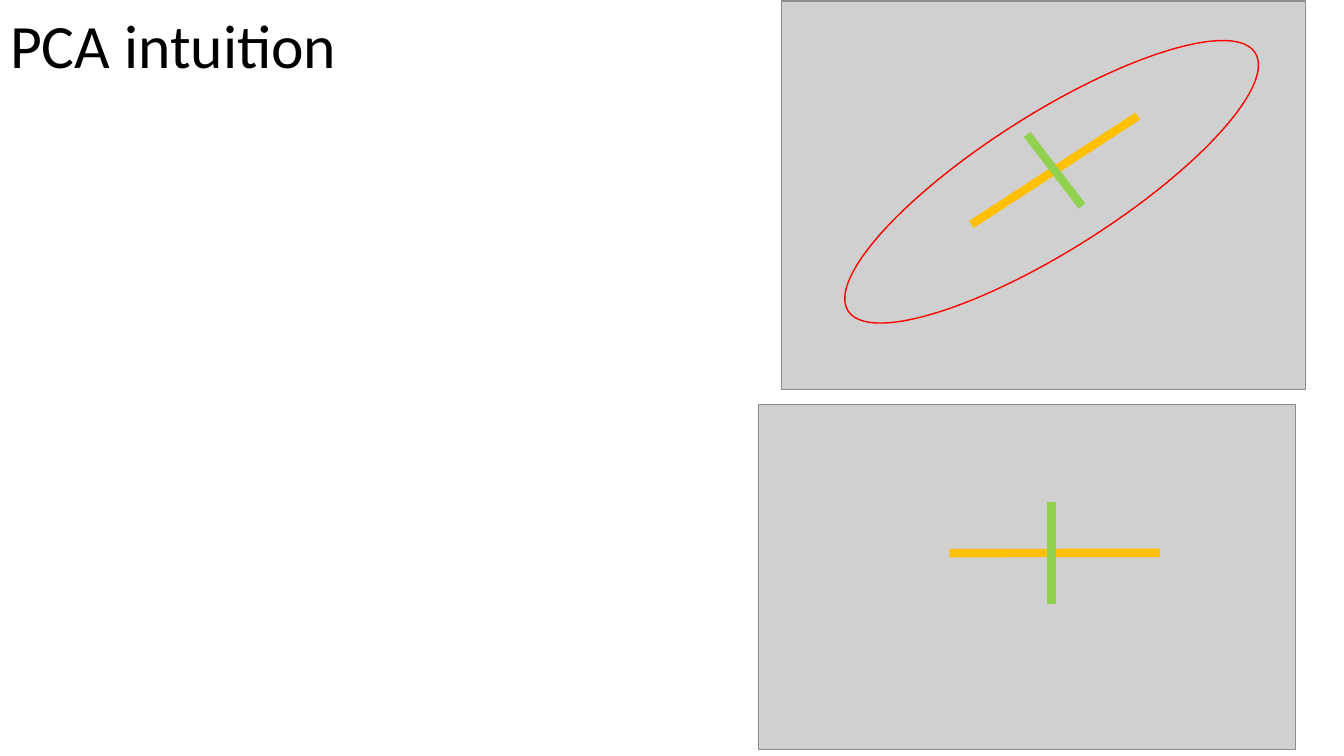
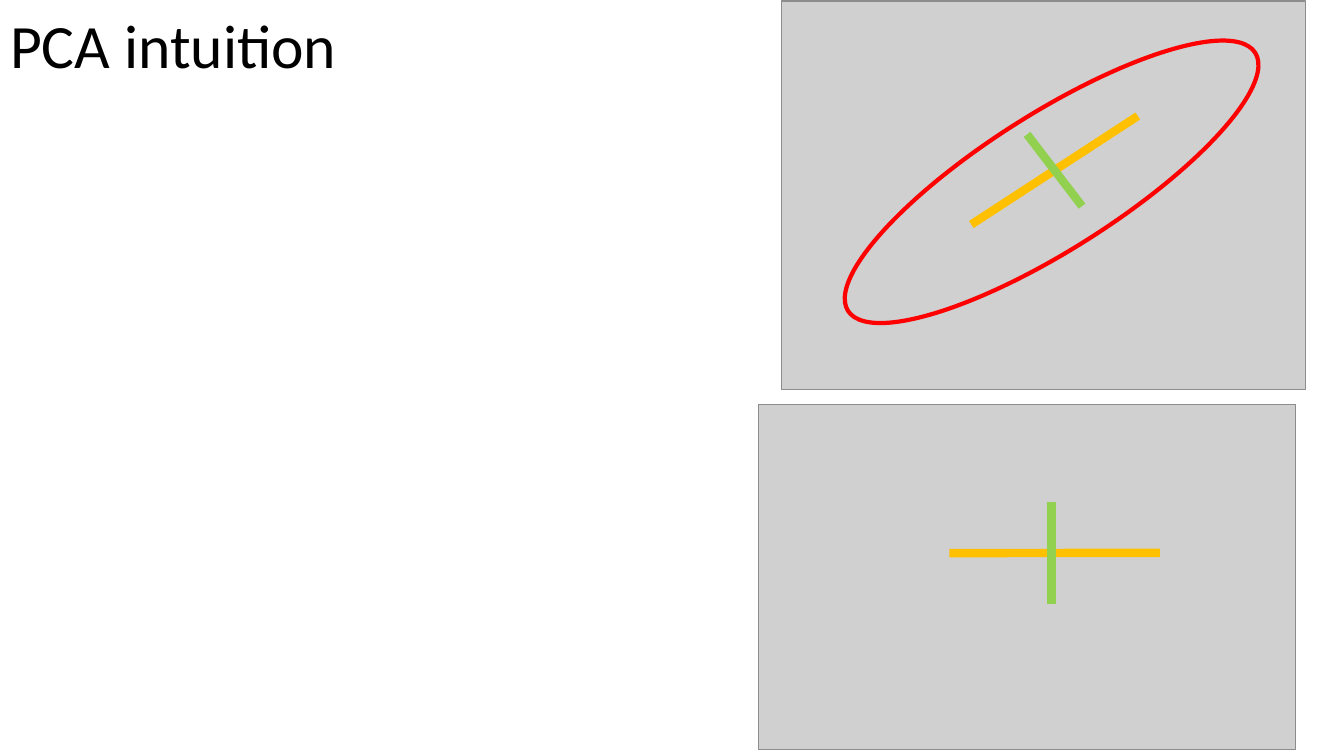
Before and after one commit to russellu/cs405, a slide deck: slide 6 of Lecture_15.pptx. Drawn at 1344x756 pixels with LibreOffice and Linux fonts; fonts in the diff are those of the drawing; grey boxes stand for pictures. Boxes give left, top, right and bottom in pixels: in the first picture for what was removed or moved away, otherwise in the second. Text is boxed around its words. In the diff, an @@ line names an element or a change of style, - is before the commit and + after.

```diff
--- a/Lecture_15.pptx
+++ b/Lecture_15.pptx
@@ ellipse at bbox=[812, 0, 1292, 369]: outline #FF0000 1 pt to #FF0000 3 pt @@
```
Also in this commit, not shown: 5 other slides changed, 6 slides added, 2 other files.
